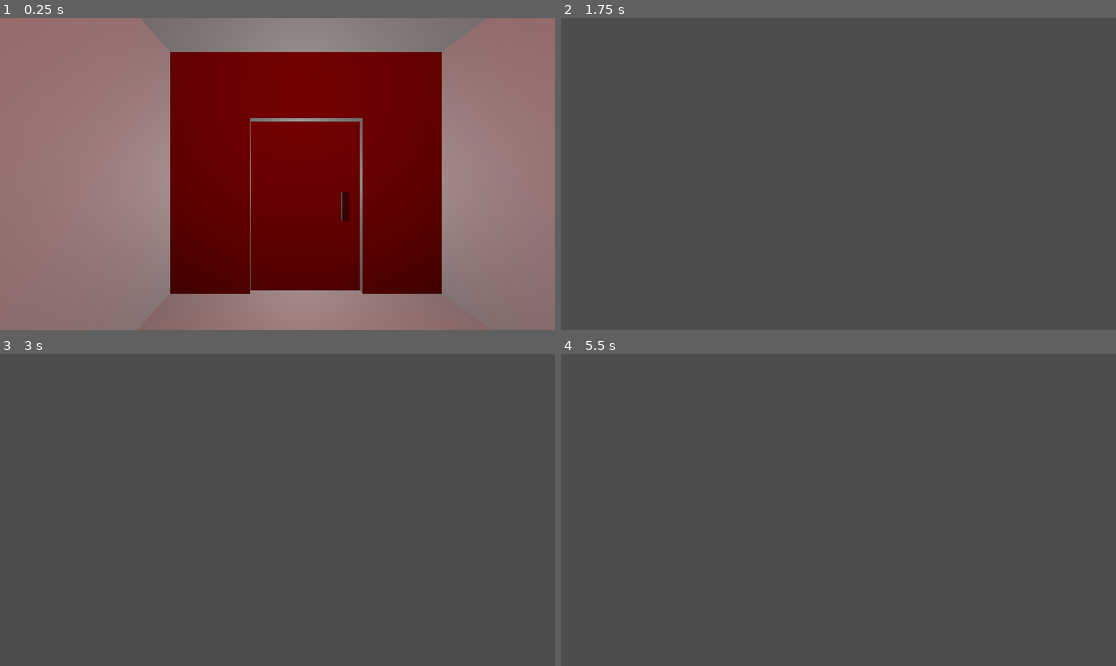
Above: before the commit, frames 1-4 (two rows, left to right).
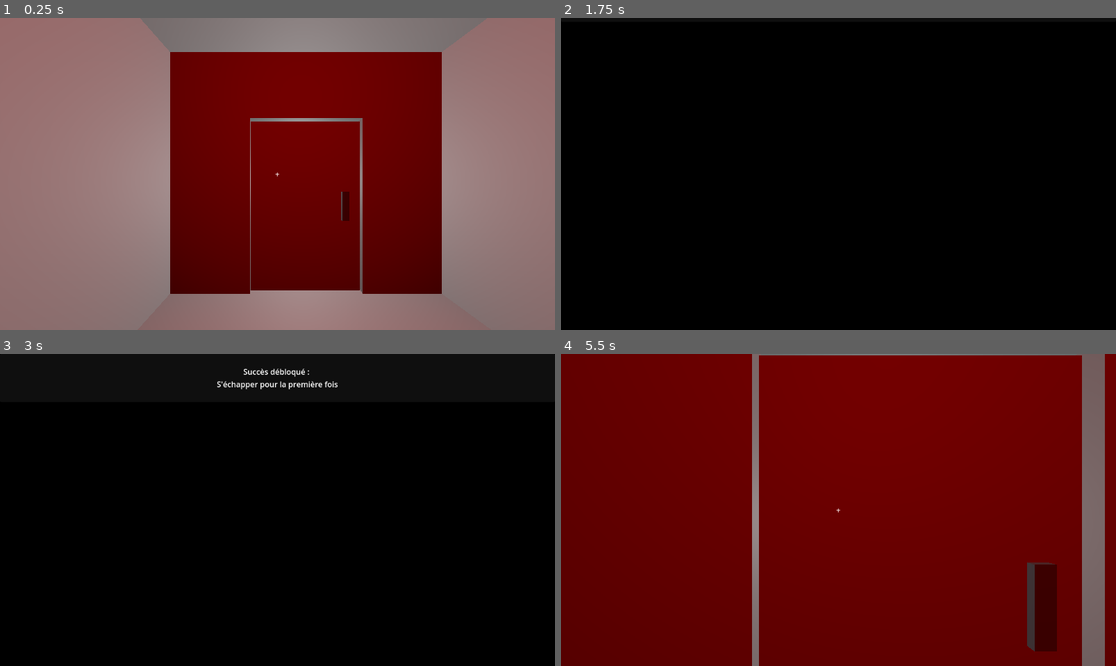
Above: after the commit, the same moments.

Repository: cegepmatane/projet-specialise-teegee6t9
Game: Godot game, scene res://Scenes/poc-succes.tscn
Two runs of this game, one before a commit and one after it. Both use one fixed random seed, a clock stepped at 60 frames per second and the inputs below.
Inputs (mouse positions are in pixels of both pictures, inside the frame that each line leads up to):
- Up to frame 1 (0.25 s): no input
- Up to frame 2 (1.75 s): tap Enter at 0.5 s; move the mouse to (866, 174) at 0.52 s; hold W (avancer) from 0.53 s (still down); tap E (interagir) at 0.6, 1.35 s; click (866, 174) at 0.67 s; tap Space (sauter) at 0.77, 1.52 s; move the mouse to (810, 174) at 1.27 s; click (810, 174) at 1.42 s
- Up to frame 3 (3 s): keep holding W (avancer); move the mouse to (288, 503) at 2.02 s; tap S (reculer) at 2.1 s; click (288, 503) at 2.17 s; tap E (interagir) at 2.3, 2.85 s; tap Space (sauter) at 2.75 s; move the mouse to (271, 516) at 2.77 s; click (271, 516) at 2.92 s
- Up to frame 4 (5.5 s): keep holding W (avancer); tap Space (sauter) at 3.02, 3.77, 4.52 s; tap Enter at 3.5 s; move the mouse to (877, 513) at 3.52 s; tap E (interagir) at 3.6, 4.55, 5.1 s; click (877, 513) at 3.67 s; move the mouse to (794, 506) at 4.27 s; tap S (reculer) at 4.35 s; click (794, 506) at 4.42 s; move the mouse to (844, 510) at 5.02 s; click (844, 510) at 5.17 s

The runs differ from the first frame. In frame 1, less than 0.1% of the frame differs, in the area x 49-51%, y 49-51%; in frame 2, 100%, in the area x 0-100%, y 0-100%; in frame 3, 100%; in frame 4, 100%.

Commit message:
bouton + popup succès
#2

Diff:
--- a/Scenes/joueur.tscn
+++ b/Scenes/joueur.tscn
@@ -26,5 +26,23 @@
 transform = Transform3D(1, 0, 0, 0, 1, 0, 0, 0, 1, 0, 0, -0.1262995)
 
 [node name="RayCast3D" type="RayCast3D" parent="tete/Camera3D"]
-transform = Transform3D(2, 0, 0, 0, -8.742278e-08, -2, 0, 2, -8.742278e-08, 0, 0, -0.2)
+transform = Transform3D(1, 0, 0, 0, -4.371139e-08, -1, 0, 1, -4.371139e-08, 0, 0, -0.2)
 script = ExtResource("3_8mied")
+
+[node name="HUD" type="CanvasLayer" parent="."]
+
+[node name="Crosshair" type="Label" parent="HUD"]
+anchors_preset = 8
+anchor_left = 0.5
+anchor_top = 0.5
+anchor_right = 0.5
+anchor_bottom = 0.5
+offset_left = -20.0
+offset_top = -11.5
+offset_right = 20.0
+offset_bottom = 11.5
+grow_horizontal = 2
+grow_vertical = 2
+text = "+"
+horizontal_alignment = 1
+vertical_alignment = 1
--- a/Scenes/lobby.gd
+++ /dev/null
@@ -1,4 +0,0 @@
-extends Node3D
-
-func _ready() -> void:
-	print("On est dans le lobby, succès devrait être débloqué.")
--- a/Scenes/lobby.tscn
+++ b/Scenes/lobby.tscn
@@ -1,13 +1,26 @@
-[gd_scene load_steps=4 format=3 uid="uid://btirb8ax0u6mo"]
+[gd_scene load_steps=11 format=3 uid="uid://btirb8ax0u6mo"]
 
-[ext_resource type="Script" uid="uid://d2n3pbmgcnhur" path="res://Scenes/lobby.gd" id="1_nvaej"]
+[ext_resource type="Script" uid="uid://d2n3pbmgcnhur" path="res://Scripts/lobby.gd" id="1_nvaej"]
+[ext_resource type="PackedScene" uid="uid://c66jo7yxv25dq" path="res://Scenes/joueur.tscn" id="2_y0s6v"]
+[ext_resource type="Script" uid="uid://c3ec7h8cra6gw" path="res://Scenes/start_button.gd" id="3_u1o2k"]
+[ext_resource type="Script" uid="uid://hpxcidmkq647" path="res://Scenes/quit_button.gd" id="4_avk8s"]
 
 [sub_resource type="BoxShape3D" id="BoxShape3D_vuo3o"]
 
 [sub_resource type="BoxMesh" id="BoxMesh_8iya3"]
 
+[sub_resource type="BoxMesh" id="BoxMesh_avk8s"]
+
+[sub_resource type="BoxShape3D" id="BoxShape3D_avk8s"]
+
+[sub_resource type="BoxMesh" id="BoxMesh_ruji2"]
+
+[sub_resource type="BoxShape3D" id="BoxShape3D_ruji2"]
+
 [node name="lobby" type="Node3D"]
+transform = Transform3D(1, 0, 0, 0, 1, 0, 0, 0, 1, -0.14154887, 0, 0)
 script = ExtResource("1_nvaej")
+player_scene = ExtResource("2_y0s6v")
 
 [node name="sol" type="StaticBody3D" parent="."]
 transform = Transform3D(4, 0, 0, 0, 0.4, 0, 0, 0, 4, 0, 0, 0)
@@ -86,9 +99,47 @@
 light_energy = 1.472
 omni_attenuation = -0.509
 
-[node name="Label" type="Label" parent="."]
-offset_right = 40.0
-offset_bottom = 23.0
+[node name="pointApparition" type="Marker3D" parent="."]
+transform = Transform3D(-4.371139e-08, 0, -1, 0, 1, 0, 1, 0, -4.371139e-08, -1.117723, 0.24482703, 0)
 
-[node name="pointApparition" type="Marker3D" parent="."]
-transform = Transform3D(1, 0, 0, 0, 1, 0, 0, 0, 1, 0, 0.24482703, 0)
+[node name="StartButtonRoot" type="StaticBody3D" parent="."]
+script = ExtResource("3_u1o2k")
+
+[node name="ButtonLabel" type="Label3D" parent="StartButtonRoot"]
+transform = Transform3D(-4.371139e-08, 0, -1, 0, 1, 0, 1, 0, -4.371139e-08, 1.4907607, 1.8290482, 0)
+text = "Lancer la partie"
+
+[node name="ButtonMesh" type="MeshInstance3D" parent="StartButtonRoot"]
+transform = Transform3D(0.30000004, 0, 0, 0, 0.4, 0, 0, 0, 1.5, 1.6510699, 1.8232338, 0)
+mesh = SubResource("BoxMesh_avk8s")
+
+[node name="CollisionShape3D" type="CollisionShape3D" parent="StartButtonRoot"]
+transform = Transform3D(0.2987451, 0, 0, 0, 0.38525146, 0, 0, 0, 1.4889123, 1.651, 1.823, 0)
+shape = SubResource("BoxShape3D_avk8s")
+
+[node name="QuitButtonRoot" type="StaticBody3D" parent="."]
+script = ExtResource("4_avk8s")
+
+[node name="ButtonLabel" type="Label3D" parent="QuitButtonRoot"]
+transform = Transform3D(-4.371139e-08, 0, -1, 0, 1, 0, 1, 0, -4.371139e-08, 1.4748286, 1.0045294, 0)
+text = "Quitter le jeu"
+
+[node name="ButtonMesh" type="MeshInstance3D" parent="QuitButtonRoot"]
+transform = Transform3D(0.3, 0, 0, 0, 0.4, 0, 0, 0, 1.5, 1.644, 1, 0)
+mesh = SubResource("BoxMesh_ruji2")
+
+[node name="CollisionShape3D" type="CollisionShape3D" parent="QuitButtonRoot"]
+transform = Transform3D(0.3, 0, 0, 0, 0.4, 0, 0, 0, 1.5, 1.644, 1, 0)
+shape = SubResource("BoxShape3D_ruji2")
+
+[node name="MurSucces" type="Node3D" parent="."]
+transform = Transform3D(1, 0, 0, 0, 1, 0, 0, 0, 1, 0, 1.8244863, -1.7648568)
+
+[node name="TitreSucces3D" type="Label3D" parent="MurSucces"]
+transform = Transform3D(1, 0, 0, 0, 1, 0, 0, 0, 1, 0, 0.72120833, 0)
+text = "Mes succès 0/1"
+
+[node name="SuccesEscape3D" type="Label3D" parent="MurSucces"]
+transform = Transform3D(1, 0, 0, 0, 1, 0, 0, 0, 1, 0, 0.20672369, 0)
+text = "Succès verrouillé 🔒"
+font_size = 24
--- a/Scenes/poc-succes.tscn
+++ b/Scenes/poc-succes.tscn
@@ -1,6 +1,7 @@
-[gd_scene load_steps=8 format=3 uid="uid://b5ttnam0xds76"]
+[gd_scene load_steps=9 format=3 uid="uid://b5ttnam0xds76"]
 
 [ext_resource type="PackedScene" uid="uid://b8ggufg22bc1l" path="res://Scenes/porte.tscn" id="1_8ev4a"]
+[ext_resource type="Script" uid="uid://uerqnjiui3x1" path="res://Scripts/show_success_popup.gd" id="1_sjb4t"]
 [ext_resource type="PackedScene" uid="uid://c66jo7yxv25dq" path="res://Scenes/joueur.tscn" id="2_30skp"]
 [ext_resource type="PackedScene" uid="uid://bhdwi1u3eafmq" path="res://Scenes/maison.tscn" id="3_30skp"]
 [ext_resource type="Material" uid="uid://bn56jasfvlr3o" path="res://Matériaux/lumiere.tres" id="4_5vwr2"]
@@ -11,6 +12,7 @@
 [sub_resource type="BoxShape3D" id="BoxShape3D_sjb4t"]
 
 [node name="Node3D" type="Node3D"]
+script = ExtResource("1_sjb4t")
 
 [node name="Door" parent="." instance=ExtResource("1_8ev4a")]
 transform = Transform3D(1, 0, 0, 0, 1, 0, 0, 0, 1, 3.82, 0.4, 2.75)
@@ -37,3 +39,33 @@
 
 [node name="CollisionShape3D" type="CollisionShape3D" parent="TriggerSortie"]
 shape = SubResource("BoxShape3D_sjb4t")
+
+[node name="CanvasLayer" type="CanvasLayer" parent="."]
+
+[node name="EcranNoir" type="ColorRect" parent="CanvasLayer"]
+visible = false
+anchors_preset = 15
+anchor_right = 1.0
+anchor_bottom = 1.0
+grow_horizontal = 2
+grow_vertical = 2
+color = Color(0, 0, 0, 1)
+
+[node name="NotificationPanel" type="Panel" parent="CanvasLayer"]
+visible = false
+anchors_preset = 10
+anchor_right = 1.0
+offset_bottom = 100.0
+grow_horizontal = 2
+
+[node name="Text" type="Label" parent="CanvasLayer/NotificationPanel"]
+layout_mode = 1
+anchors_preset = 15
+anchor_right = 1.0
+anchor_bottom = 1.0
+grow_horizontal = 2
+grow_vertical = 2
+text = "Succès débloqué !
+S'échapper pour la première fois"
+horizontal_alignment = 1
+vertical_alignment = 1
--- /dev/null
+++ b/Scenes/quit_button.gd
@@ -0,0 +1,4 @@
+extends Node3D
+
+func interact() -> void:
+	get_tree().quit()
--- /dev/null
+++ b/Scenes/start_button.gd
@@ -0,0 +1,6 @@
+extends Node3D
+
+@export var scene_cible: String = "res://Scenes/poc-succes.tscn"
+
+func interact() -> void:
+	get_tree().change_scene_to_file(scene_cible)
--- /dev/null
+++ b/Scripts/SuccessManager.gd
@@ -0,0 +1,16 @@
+class_name SuccessManager
+extends Node
+
+static var escape_first_time_unlocked: bool = false
+
+static func unlock_escape_first_time() -> void:
+	escape_first_time_unlocked = true
+
+static func has_escape_first_time() -> bool:
+	return escape_first_time_unlocked
+
+static func get_unlocked_count() -> int:
+	return 1 if escape_first_time_unlocked else 0
+
+static func get_total_count() -> int:
+	return 1
--- a/Scripts/joueur.gd
+++ b/Scripts/joueur.gd
@@ -1,22 +1,19 @@
 extends CharacterBody3D
-
 
 const VITESSE = 5.0
 const VITESSE_SAUT = 3.5
 
 var gravite = ProjectSettings.get_setting("physics/3d/default_gravity")
 
+@onready var interact_ray: RayCast3D = $tete/Camera3D/RayCast3D
+
 func _physics_process(delta: float) -> void:
-	# Add the gravity.
 	if not is_on_floor():
 		velocity += get_gravity() * delta
 
-	# Handle jump.
 	if Input.is_action_just_pressed("sauter") and is_on_floor():
 		velocity.y = VITESSE_SAUT
 
-	# Get the input direction and handle the movement/deceleration.
-	# As good practice, you should replace UI actions with custom gameplay actions.
 	var input_dir := Input.get_vector("gauche", "droite", "avancer", "reculer")
 	var direction := (transform.basis * Vector3(input_dir.x, 0, input_dir.y)).normalized()
 	if direction:
@@ -27,3 +24,33 @@
 		velocity.z = move_toward(velocity.z, 0, VITESSE)
 
 	move_and_slide()
+
+
+func _unhandled_input(event: InputEvent) -> void:
+	if event is InputEventMouseButton and event.pressed and event.button_index == MOUSE_BUTTON_LEFT:
+		_try_interact()
+
+
+func _try_interact() -> void:
+	if interact_ray == null:
+		return
+
+	if not interact_ray.is_colliding():
+		return
+
+	var hit: Object = interact_ray.get_collider()  # on donne un type
+	if hit == null:
+		return
+
+	# On remonte éventuellement au parent pour trouver un node avec une méthode `interact`
+	var node: Object = hit
+	for i in range(4):
+		if node == null:
+			break
+		if node.has_method("interact"):
+			node.interact()
+			return
+		if node is Node:
+			node = (node as Node).get_parent()
+		else:
+			break
--- /dev/null
+++ b/Scripts/lobby.gd
@@ -0,0 +1,25 @@
+extends Node3D
+
+@export var player_scene: PackedScene
+@onready var spawn_point := $pointApparition
+@onready var titre_succes_3d := $MurSucces/TitreSucces3D
+@onready var succes_escape_3d := $MurSucces/SuccesEscape3D
+
+
+func _ready() -> void:
+	var player = player_scene.instantiate()
+	add_child(player)
+	player.global_transform = spawn_point.global_transform
+
+	_refresh_success_display()
+
+func _refresh_success_display() -> void:
+	var unlocked := SuccessManager.get_unlocked_count()
+	var total := SuccessManager.get_total_count()
+
+	titre_succes_3d.text = "Mes succès %d/%d" % [unlocked, total]
+
+	if SuccessManager.has_escape_first_time():
+		succes_escape_3d.text = "S'échapper pour la première fois\nSortez de la salle en franchissant la porte."
+	else:
+		succes_escape_3d.text = "Succès verrouillé 🔒"
--- /dev/null
+++ b/Scripts/show_success_popup.gd
@@ -0,0 +1,49 @@
+extends Node3D
+
+@onready var black_screen := $CanvasLayer/EcranNoir
+@onready var notification_panel := $CanvasLayer/NotificationPanel
+@onready var notification_label := $CanvasLayer/NotificationPanel/Text
+
+var _is_showing := false
+
+func _ready() -> void:
+	print("show_success_popup.gd READY")
+	print("  black_screen:", black_screen)
+	print("  notification_panel:", notification_panel)
+	print("  notification_label:", notification_label)
+	black_screen.visible = false
+	notification_panel.visible = false
+
+
+func show_success_with_transition(text: String, duration: float = 2.0) -> void:
+	if _is_showing:
+		return
+	_is_showing = true
+
+	notification_label.text = text
+	print("  label final text:", notification_label.text)
+
+	black_screen.visible = true
+	notification_panel.visible = true
+
+	var rect: Rect2 = notification_panel.get_rect()
+	var start_pos: Vector2 = Vector2(0, -rect.size.y)
+	var target_pos: Vector2 = Vector2(0, 0)
+
+	notification_panel.position = start_pos
+
+	var tween := create_tween()
+	tween.tween_property(notification_panel, "position", target_pos, 0.4)\
+		.set_trans(Tween.TRANS_QUAD).set_ease(Tween.EASE_OUT)
+
+	await tween.finished
+	await get_tree().create_timer(duration).timeout
+
+	var tween_up := create_tween()
+	tween_up.tween_property(notification_panel, "position", start_pos, 0.4)\
+		.set_trans(Tween.TRANS_QUAD).set_ease(Tween.EASE_IN)
+	await tween_up.finished
+
+	notification_panel.visible = false
+	black_screen.visible = false
+	_is_showing = false
--- a/Scripts/trigger_sortie.gd
+++ b/Scripts/trigger_sortie.gd
@@ -7,6 +7,15 @@
 
 func _on_body_entered(body: Node) -> void:
 	if body.name == "Joueur":
+		_handle_exit_sequence()
 
-		print("Succès débloqué : ", ACHIEVEMENT_ID)
-		get_tree().change_scene_to_file("res://Scenes/lobby.tscn")
+func _handle_exit_sequence() -> void:
+	SuccessManager.unlock_escape_first_time()
+
+	var root = get_tree().current_scene
+	if root.has_method("show_success_with_transition"):
+		await root.show_success_with_transition(
+			"Succès débloqué : \nS'échapper pour la première fois", 2.0
+		)
+
+	get_tree().call_deferred("change_scene_to_file", "res://Scenes/lobby.tscn")
Not shown, added: Scenes/quit_button.gd.uid
Not shown, added: Scenes/start_button.gd.uid
Not shown, added: Scripts/SuccessManager.gd.uid
Renamed: Scenes/lobby.gd.uid -> Scripts/lobby.gd.uid
Not shown, added: Scripts/show_success_popup.gd.uid
